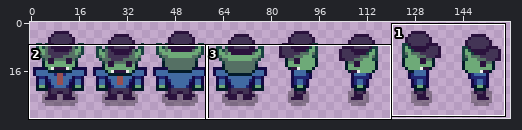
Sprite sheet: Assets/SpriteSheets/MaxAssets/TollTroll.png. The first picture is a wide view before the edit; the outline marks the close-up.
Close-up. As it was:
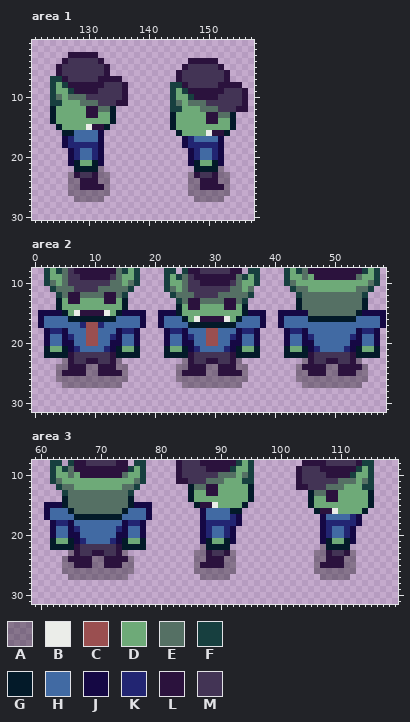
The file is 160x32 pixels. Shown: area 1: x 121..157, y 1..30; area 2: x 0..58, y 8..31; area 3: x 59..119, y 8..31.
Palette (. is transparent): A #00000050  B #ebede9  C #9a4f50  D #6eaa78  E #557064  F #173f3f  G #031a29  H #416aa3  J #150844  K #222572  L #2b123d  M #433455
The same view after the edit:
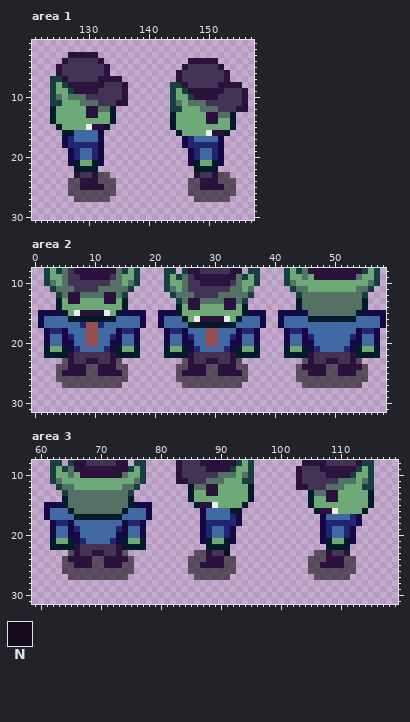
Colours new in this view: N #15091d
From old to new:
@@ palette @@
-A #00000050
+A #00000087
--- area 1
@@ x 121..157 @@
 21 ......JGDDGJ..............JGDDGJ.....
-22 .......GGGGA...............GGGGA.....
-23 ......ALMMLAA.............ALMMLAA....
-24 ......AALLLAA.............AALLLAA....
-25 ......AALLLLA.............AALLLLA....
-26 ......AAAAAAA.............AAAAAAA....
-27 .......AAAAA...............AAAAA.....
+22 .......GGGG................GGGG......
+23 .......LMMLAA..............LMMLAA....
+24 ......AALLLAAA............AALLLAAA...
+25 ......AALLLLAA............AALLLLAA...
+26 ......AAAAAAAA............AAAAAAAA...
+27 .......AAAAAA..............AAAAAA....
 28 .....................................
--- area 3
@@ x 83..114 @@
 21 ....JGDDGJ..............JGDDGJ..
-22 ....AGGGG...............AGGGG...
-23 ...AALMMLA.............AALMMLA..
-24 ...AALLLAA.............AALLLAA..
-25 ...ALLLLAA.............ALLLLAA..
-26 ...AAAAAAA.............AAAAAAA..
-27 ....AAAAA...............AAAAA...
+22 .....GGGG................GGGG...
+23 ...AALMMN..............AALMML...
+24 ..AAALLLAA............AAALLLAA..
+25 ..AALLLLAA............AALLLLAA..
+26 ..AAAAAAAA............AAAAAAAA..
+27 ...AAAAAA..............AAAAAA...
 28 ................................
Pixel boxes of the changes (left, top, right, bottom) in both close-ups:
changed: (68, 166, 116, 202)
changed: (188, 166, 236, 202)
changed: (56, 358, 128, 388)
changed: (176, 358, 248, 388)
changed: (296, 358, 368, 388)
changed: (188, 544, 236, 580)
changed: (308, 544, 356, 580)
changed: (62, 550, 134, 580)
